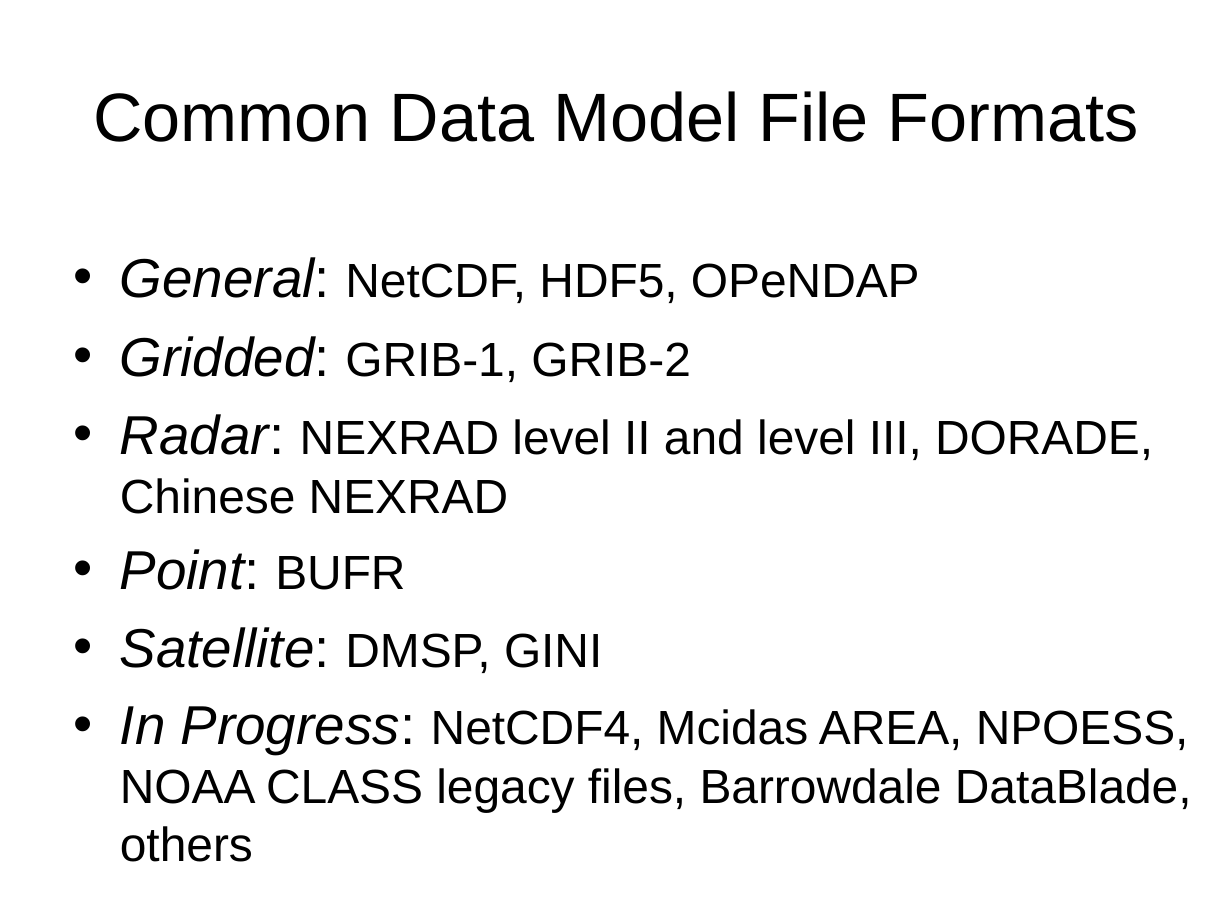
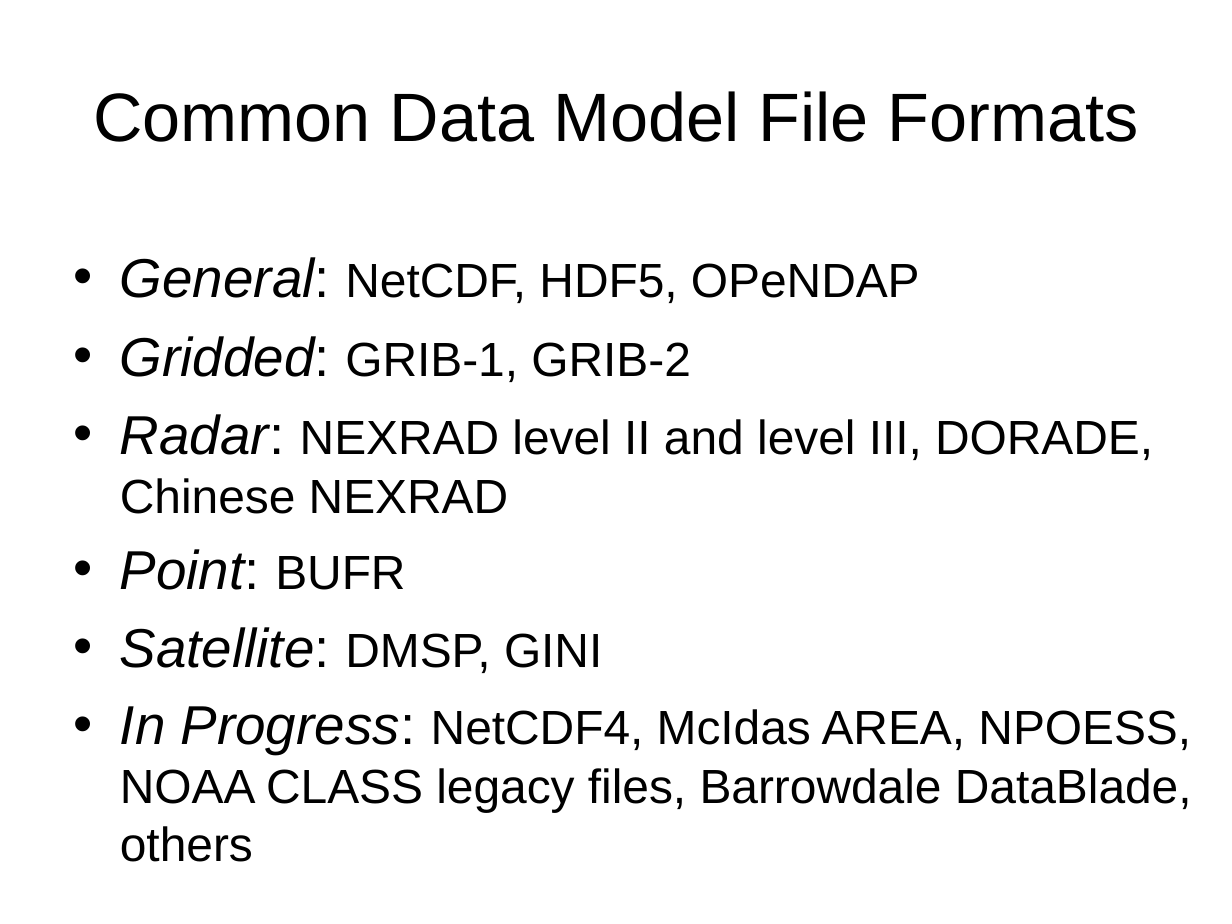
Before and after one commit to ooici-eoi/THREDDS, a slide deck: slide 8 of docs/web/thredds/tech/tutorial/TDSOverview.ppt (slide 5 before the commit). Drawn at 1232x924 pixels with LibreOffice and Linux fonts; fonts in the diff are those of the drawing; background and template pictures are left out. Boxes give left, top, right and bottom in pixels: in the first picture for what was removed or moved away, otherwise in the second. Text is boxed around its words. In the diff, an @@ line names an element or a change of style, - is before the commit and + after.

```diff
--- a/docs/web/thredds/tech/tutorial/TDSOverview.ppt
+++ b/docs/web/thredds/tech/tutorial/TDSOverview.ppt
@@ text at (x1=120, y1=706, x2=1192, y2=862): text changed @@
-• In Progress: NetCDF4, Mcidas AREA, NPOESS, NOAA CLASS legacy files, Barrowdale DataBlade, others
+• In Progress: NetCDF4, McIdas AREA, NPOESS, NOAA CLASS legacy files, Barrowdale DataBlade, others
```
Also in this commit, not shown: 8 other slides changed, 6 slides added, 8 other files.
